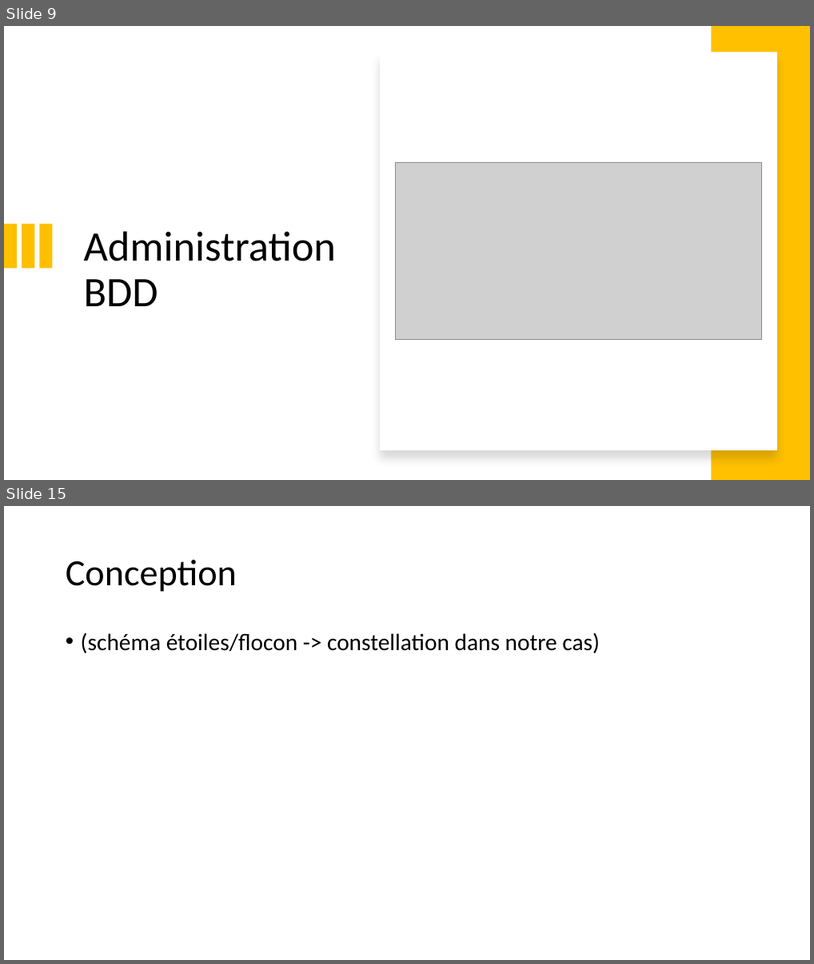
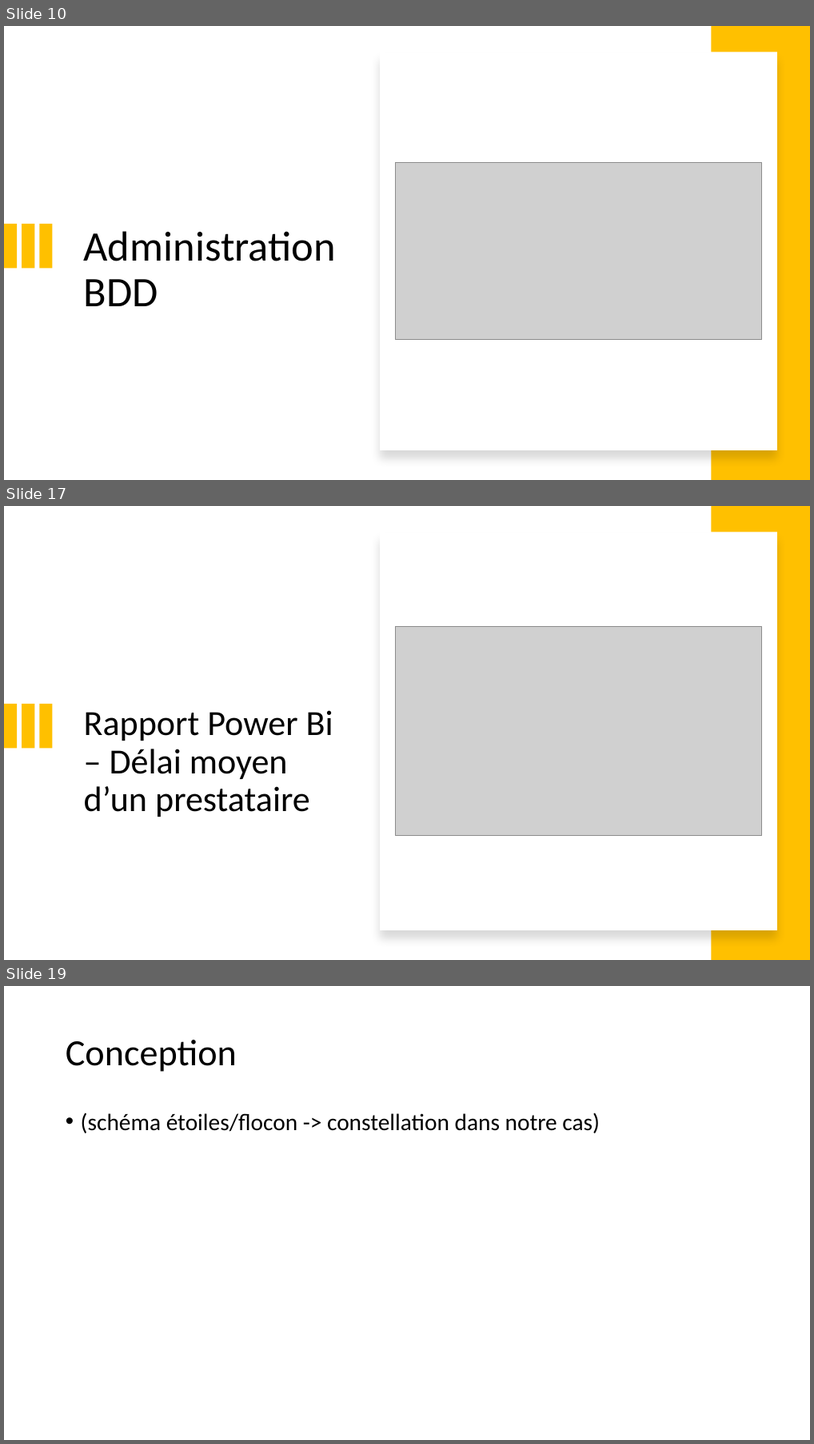
Before and after one commit to neopolitan2012/PT-LPBDD, a slide deck: Soutenance_PT.pptx. Shown one above the other, each under a label of ours: slides 9 and 15 before the commit, slides 10, 17 and 19 after it; the slides between them are not shown. The pictures are 814x964 and 814x1444 pixels, drawn with LibreOffice and Linux fonts; fonts in the diff are those of the drawing; grey boxes stand for pictures. Boxes give left, top, right and bottom in pixels: in the first picture for what was removed or moved away, otherwise in the second. Text is boxed around its words. In the diff, an @@ line names an element or a change of style, - is before the commit and + after.

```diff
--- a/Soutenance_PT.pptx
+++ b/Soutenance_PT.pptx
@@ slide 17 added at <box>4,506,810,960</box>, background #FFFFFF @@
@@ rectangle added at <box>712,506,810,960</box>, fill #FFC000 @@
@@ rectangle added at <box>380,532,778,930</box>, fill #FFFFFF @@
@@ picture added at <box>396,626,762,835</box> @@
@@ rectangle added at <box>4,704,17,748</box>, fill #FFC000 @@
@@ rectangle added at <box>22,704,34,748</box>, fill #FFC000 @@
@@ rectangle added at <box>40,704,52,748</box>, fill #FFC000 @@
@@ title added at <box>84,710,334,816</box>, 42 pt, text #000000 @@
+Rapport Power Bi – Délai moyen d’un prestataire
@@ what was slide 9 is now slide 10 @@
@@ what was slide 15 is now slide 19 @@
```
Also in this commit, not shown: 12 slides changed, 5 other slides added, 2 slides removed.
